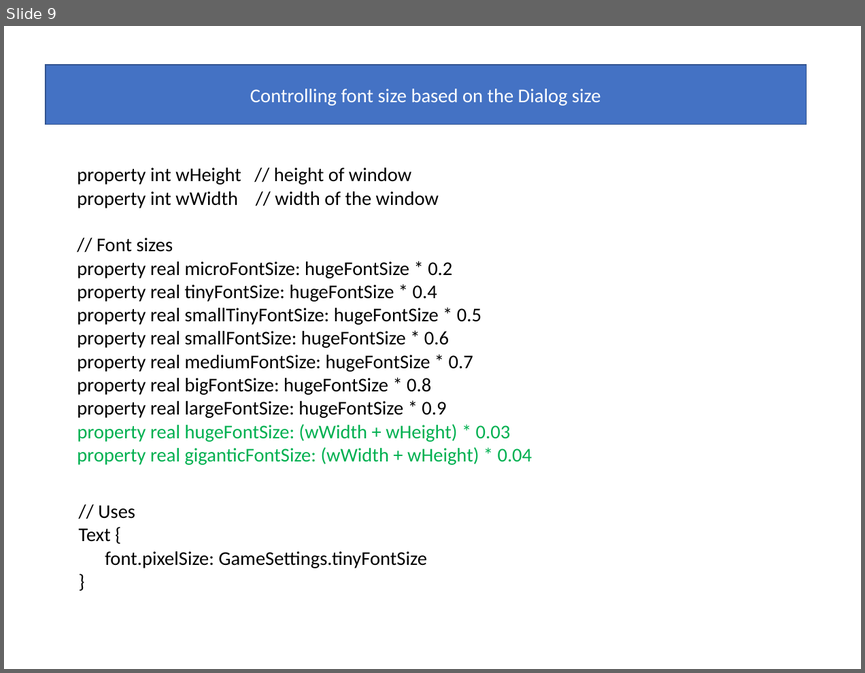
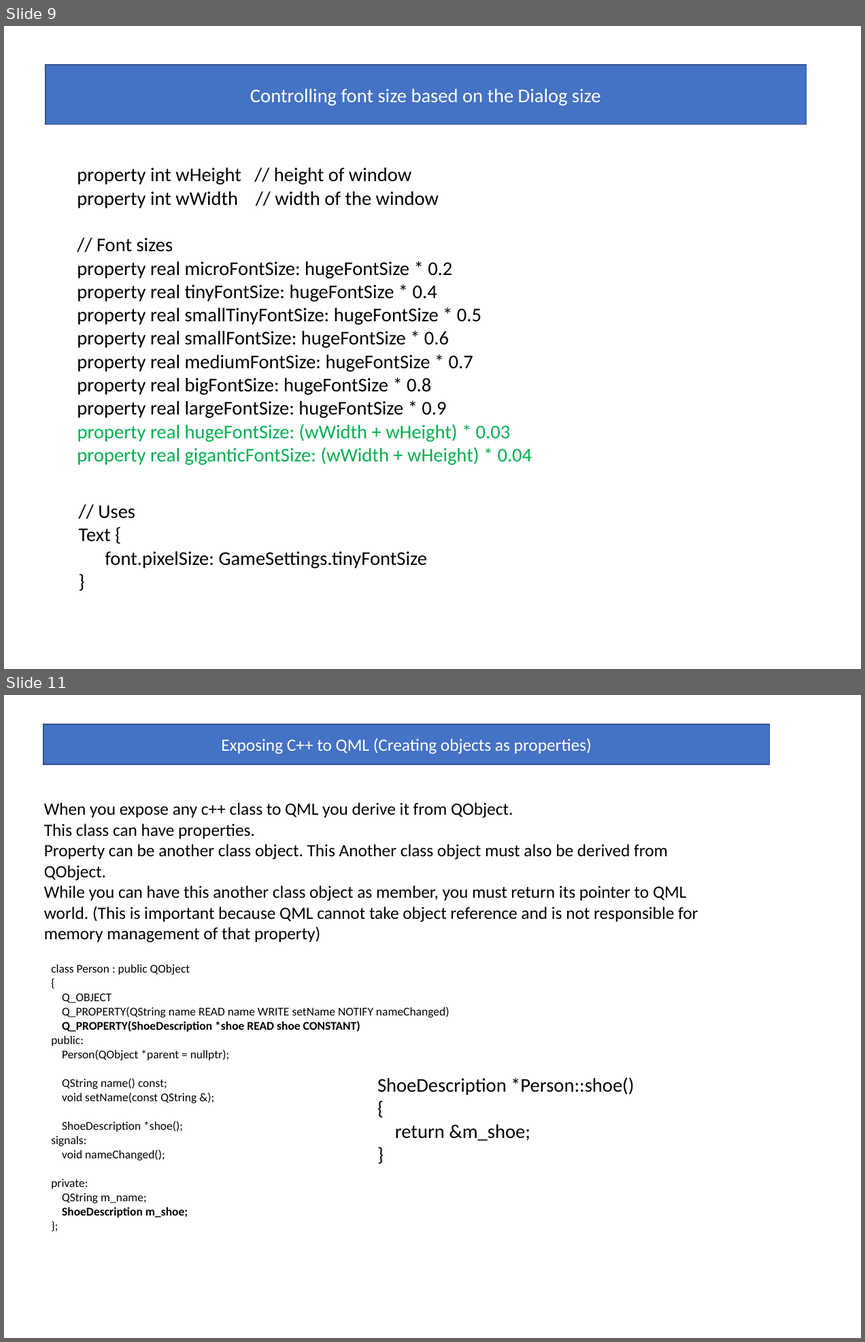
Before and after one commit to girishlande/QMLProjects, a slide deck: learnings.pptx. Shown one above the other, each under a label of ours: slide 9 before the commit, slides 9 and 11 after it; the slides between them are not shown. The pictures are 865x673 and 865x1342 pixels, drawn with LibreOffice and Linux fonts; fonts in the diff are those of the drawing; background and template pictures are left out. Boxes give left, top, right and bottom in pixels: in the first picture for what was removed or moved away, otherwise in the second. Text is boxed around its words. In the diff, an @@ line names an element or a change of style, - is before the commit and + after.

```diff
--- a/learnings.pptx
+++ b/learnings.pptx
@@ slide 11 added at [4,695,861,1338], background picture (left out) @@
@@ rectangle added at [43,724,770,765], fill #4472C4, outline #325491 1 pt, 16 pt, text #FFFFFF @@
+Exposing C++ to QML (Creating objects as properties)
@@ text added at [44,802,698,943], 16 pt, text #000000 @@
+When you expose any c++ class to QML you derive it from QObject.
+This class can have properties.
+Property can be another class object. This Another class object must also be derived from QObject.
+While you can have this another class object as member, you must return its pointer to QML world. (This is important because QML cannot take object reference and is not responsible for memory management of that property)
@@ text added at [51,964,449,1217], 11 pt, text #000000 @@
+class Person : public QObject
+{
+Q_OBJECT
+Q_PROPERTY(QString name READ name WRITE setName NOTIFY nameChanged)
+Q_PROPERTY(ShoeDescription *shoe READ shoe CONSTANT)
+public:
+Person(QObject *parent = nullptr);
+QString name() const;
+void setName(const QString &);
+ShoeDescription *shoe();
+signals:
+void nameChanged();
+private:
+QString m_name;
+ShoeDescription m_shoe;
+};
@@ text added at [377,1077,634,1140], 18 pt, text #000000 @@
+ShoeDescription *Person::shoe()
+{
+return &m_shoe;
+}
```
Also in this commit, not shown: 2 slides changed, 9 other slides added, 24 other files.
